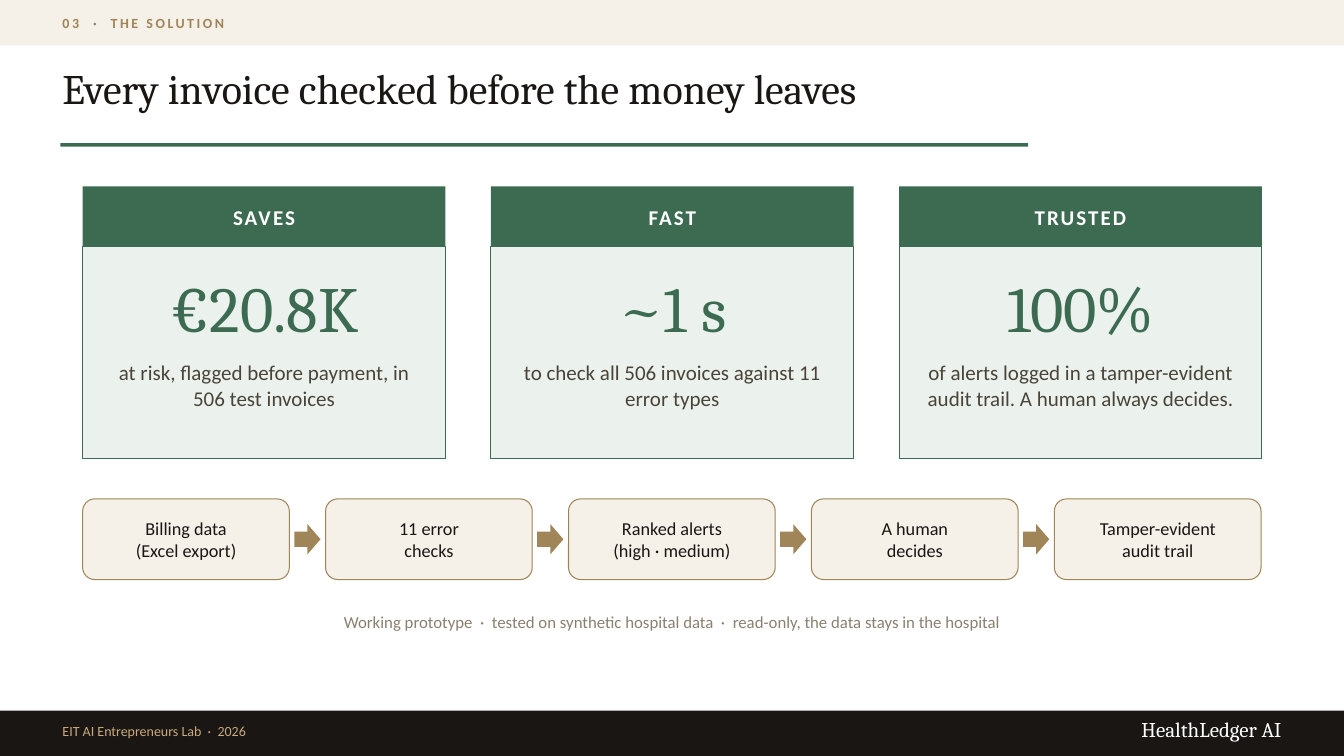
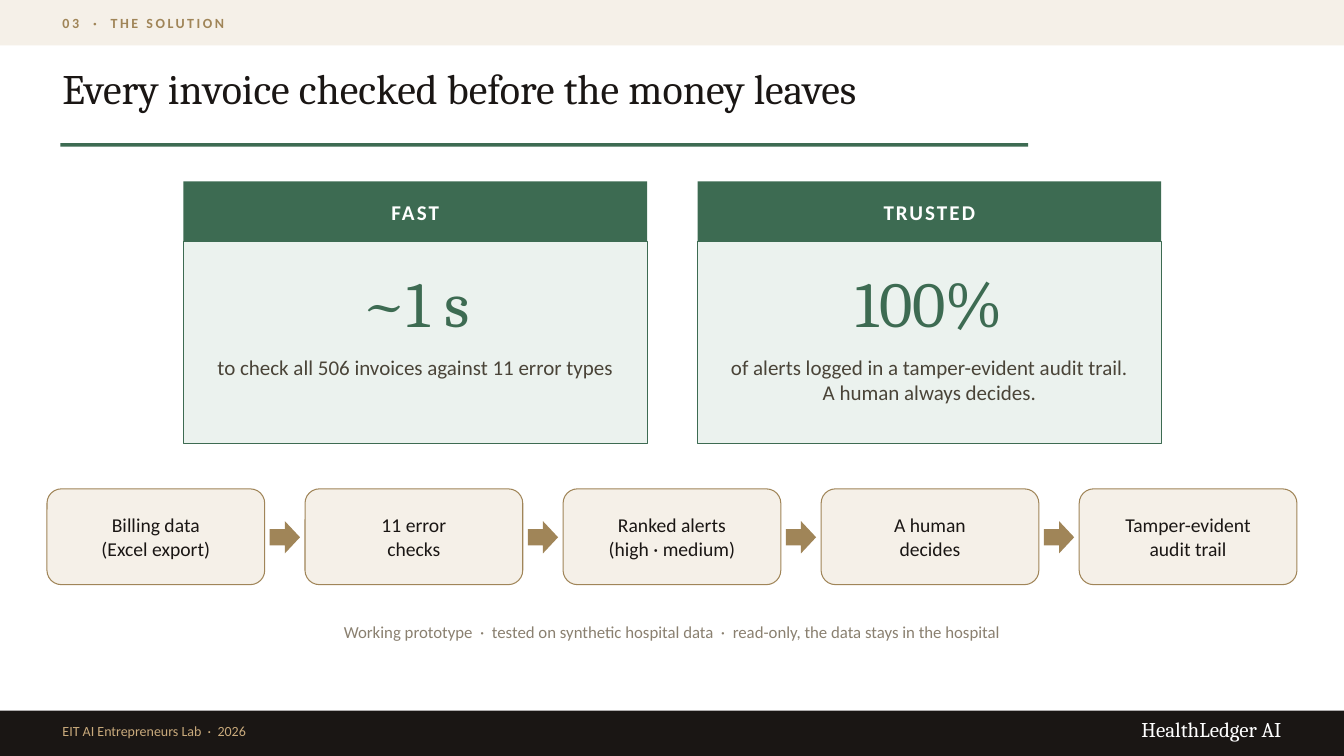
Before and after one commit to mrply97/AI, a slide deck: slide 6 of HealthLedgerAI_EIT_Pitch.pptx. Drawn at 1344x756 pixels with LibreOffice and Linux fonts; fonts in the diff are those of the drawing. Boxes give left, top, right and bottom in pixels: in the first picture for what was removed or moved away, otherwise in the second. Text is boxed around its words. In the diff, an @@ line names an element or a change of style, - is before the commit and + after.

```diff
--- a/HealthLedgerAI_EIT_Pitch.pptx
+++ b/HealthLedgerAI_EIT_Pitch.pptx
@@ text removed at [83,187,446,247] @@
-SAVES
@@ rectangle: place and size @@
-rectangle at [83,187,446,247]
+rectangle at [184,181,647,242]
@@ text "FAST" rewrapped from [491,187,854,247] to [184,181,647,242] @@
@@ rectangle: place and size @@
-rectangle at [491,187,854,247]
+rectangle at [698,181,1162,242]
@@ text "TRUSTED" rewrapped from [899,187,1262,247] to [698,181,1162,242] @@
@@ rectangle removed at [899,187,1262,247] @@
@@ rectangle: place and size @@
-rectangle at [83,247,446,459]
+rectangle at [184,242,647,444]
@@ text "~1 s": place and size @@
-text "~1 s" at [618,289,726,333]
+text "~1 s" at [361,284,469,328]
@@ rectangle: place and size @@
-rectangle at [491,247,854,459]
+rectangle at [698,242,1162,444]
@@ text "100%": place and size @@
-text "100%" at [1007,286,1154,335]
+text "100%" at [856,281,1003,330]
@@ rectangle removed at [899,247,1262,459] @@
@@ text removed at [170,288,359,333] @@
-€20.8K
@@ text "to check all 506 invoices ..." rewrapped from [524,365,820,410] to [217,360,612,379] @@
@@ text "of alerts logged in a ..." rewrapped from [928,365,1233,410] to [731,360,1127,404] @@
@@ text removed at [119,365,409,406] @@
-at risk, flagged before payment, in 506 test invoices
@@ text "Billing data": place and size @@
-text "Billing data" at [136,522,237,560]
+text "Billing data" at [101,518,210,559]
@@ rounded rectangle: place and size @@
-rounded rectangle at [83,499,289,580]
+rounded rectangle at [47,489,265,585]
@@ text "11 error": place and size @@
-text "11 error" at [399,523,459,557]
+text "11 error" at [381,519,446,556]
@@ rounded rectangle: place and size @@
-rounded rectangle at [326,499,532,580]
+rounded rectangle at [306,489,523,585]
@@ rounded rectangle: place and size @@
-rounded rectangle at [569,499,775,580]
+rounded rectangle at [564,489,781,585]
@@ text "A human": place and size @@
-text "A human" at [882,522,948,557]
+text "A human" at [894,518,966,556]
@@ rounded rectangle: place and size @@
-rounded rectangle at [812,499,1018,580]
+rounded rectangle at [822,489,1040,585]
@@ size 13 to 14 pt in 5 elements at [609,518,735,560], [381,519,446,556], [894,518,966,556], [101,518,210,559], [1125,518,1250,556] @@
@@ text "Tamper-evident": place and size @@
-text "Tamper-evident" at [1100,522,1216,557]
+text "Tamper-evident" at [1125,518,1250,556]
@@ rounded rectangle: place and size @@
-rounded rectangle at [1055,499,1261,580]
+rounded rectangle at [1080,489,1298,585]
@@ right arrow: place and size @@
-right arrow at [294,524,321,555]
+right arrow at [270,521,300,554]
@@ right arrow: place and size @@
-right arrow at [537,524,564,555]
+right arrow at [528,521,559,554]
@@ right arrow: place and size @@
-right arrow at [780,524,807,555]
+right arrow at [786,521,817,554]
@@ right arrow: place and size @@
-right arrow at [1023,524,1050,555]
+right arrow at [1045,521,1075,554]
@@ text "Working prototype · tested on ...": place and size @@
-text "Working prototype · tested on ..." at [344,616,999,631]
+text "Working prototype · tested on ..." at [344,626,999,641]
```
Also in this commit, not shown: 9 other slides changed, 1 slide added, 2 slides removed, 3 other files.
